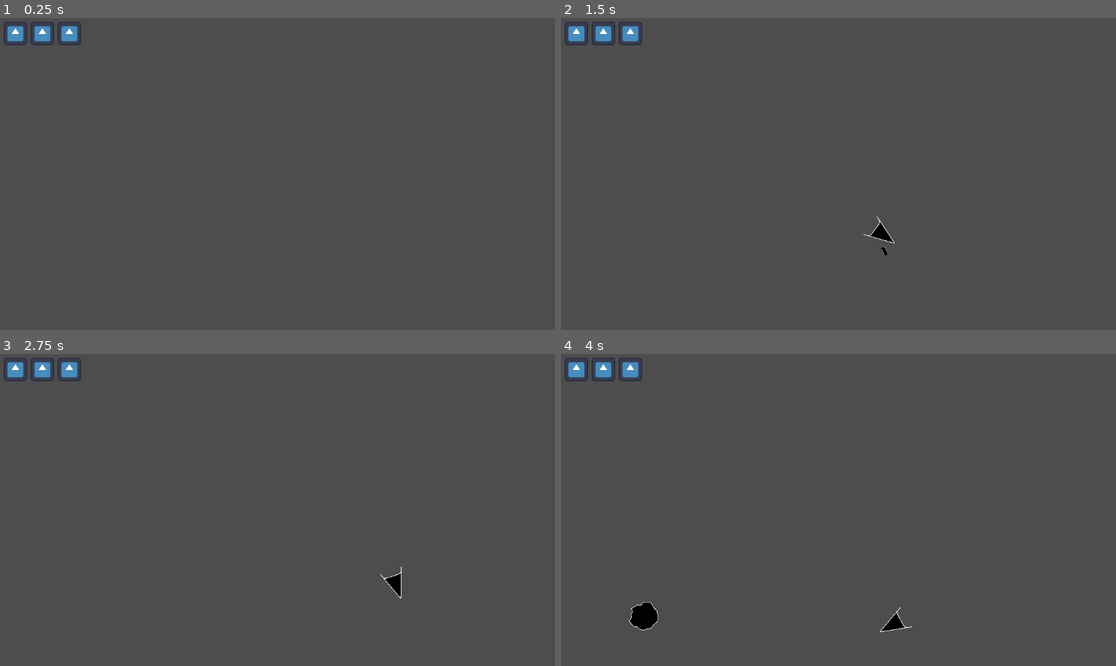
Above: before the commit, frames 1-4 (two rows, left to right).
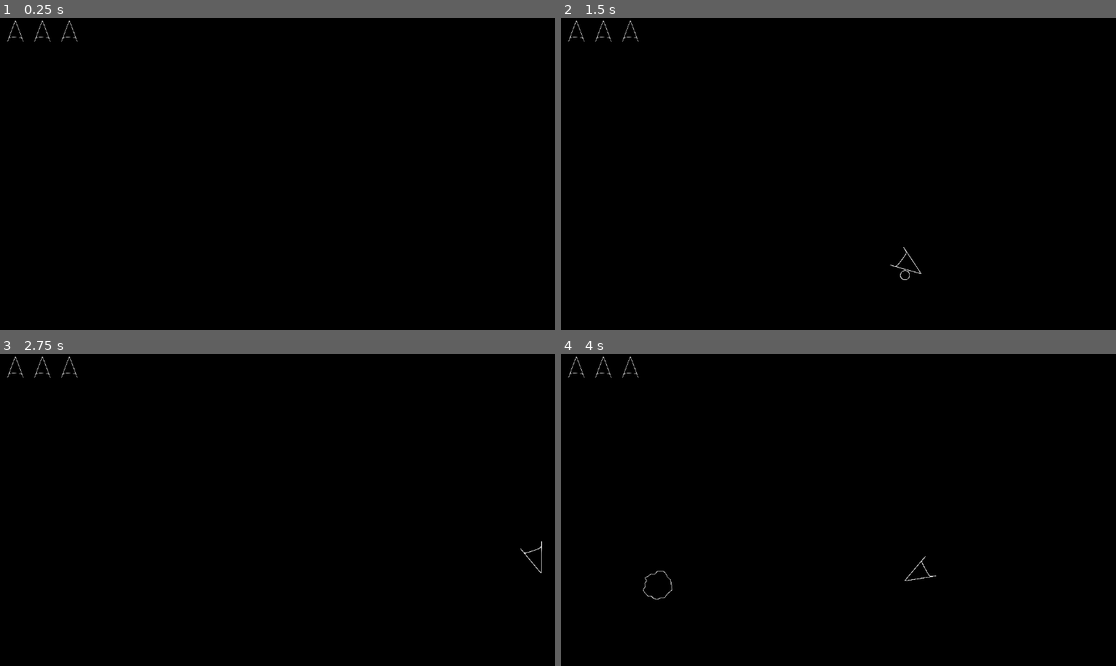
Above: after the commit, the same moments.

Repository: Sagi-Belmash/Shoot-The-Microbes
Game: Godot game, scene res://scenes/Game.tscn
Same seed, same stepped clock (60 frames per second), same inputs: the game is played once before the commit and once after it. The engine's default icon, where the game draws it, is replaced by a stand-in: a white triangle on a blue panel in a dark square.
Inputs (mouse positions are in pixels of both pictures, inside the frame that each line leads up to):
- Up to frame 1 (0.25 s): no input
- Up to frame 2 (1.5 s): tap Enter at 0.5 s; move the mouse to (960, 158) at 0.52 s; hold D (rotate_right) 0.53-1.28 s; hold W (move) 0.53-1.28 s; move the mouse to (727, 189) at 1.27 s; hold A (rotate_left) from 1.28 s (still down); click (727, 189) at 1.35 s
- Up to frame 3 (2.75 s): move the mouse to (333, 441) at 2.02 s; release A (rotate_left) at 2.03 s; hold D (rotate_right) from 2.03 s (still down); hold W (move) from 2.03 s (still down)
- Up to frame 4 (4 s): move the mouse to (810, 572) at 2.77 s; release W (move) at 2.78 s; click (810, 572) at 2.85 s; move the mouse to (1005, 556) at 3.52 s; release D (rotate_right) at 3.53 s; hold A (rotate_left) from 3.53 s (still down); hold W (move) from 3.53 s (still down)

The runs differ from the first frame. In frame 1, 100% of the frame differs, in the area x 0-100%, y 0-100%; in frame 2, 100%; in frame 3, 100%; in frame 4, 100%.

Commit message:
Fixed lives system, made everything relative to the viewport size

Diff:
--- a/assets/sprites/bullet.svg
+++ b/assets/sprites/bullet.svg
@@ -3,10 +3,10 @@
     <style>
       .cls-1 {
         stroke: #fff;
-        stroke-width: 15.6px;
+        stroke-width: 56.53px;
         fill-rule: evenodd;
       }
     </style>
   </defs>
-  <path class="cls-1" d="M320.552,186.771V961.526l382.9-1.281-1.281-773.474S683.6,58.713,504.316,62.555,320.552,186.771,320.552,186.771Z"/>
+  <path class="cls-1" d="M512,33c255,0,479,224,480,479S767,991,512,992,31,768,31,512,257,33,512,33Z"/>
 </svg>
--- a/project.godot
+++ b/project.godot
@@ -42,3 +42,7 @@
 , Object(InputEventKey,"resource_local_to_scene":false,"resource_name":"","device":-1,"window_id":0,"alt_pressed":false …(182 unchanged characters)…
 ]
 }
+
+[rendering]
+
+environment/defaults/default_clear_color=Color(0, 0, 0, 1)
--- a/scenes/Bullet.tscn
+++ b/scenes/Bullet.tscn
@@ -4,8 +4,7 @@
 [ext_resource type="Script" uid="uid://c4kjrngv71ukx" path="res://scripts/bullet.gd" id="1_p1sfj"]
 
 [sub_resource type="CapsuleShape2D" id="CapsuleShape2D_p1sfj"]
-radius = 4.0
-height = 18.0
+height = 20.0
 
 [node name="Bullet" type="Area2D"]
 z_index = -1
--- a/scenes/Game.tscn
+++ b/scenes/Game.tscn
@@ -7,10 +7,6 @@
 [ext_resource type="PackedScene" uid="uid://diwlbglo7dxsn" path="res://scenes/Lives.tscn" id="5_s0nni"]
 
 [sub_resource type="Curve2D" id="Curve2D_qbsmt"]
-_data = {
-"points": PackedVector2Array(0, 0, 0, 0, -72, -64, 0, 0, 0, 0, 1216, -64, 0, 0, 0, 0, 1216, 712, 0, 0, 0, 0, -72, 712, 0, 0, 0, 0, -72, -64)
-}
-point_count = 5
 
 [node name="Node" type="Node"]
 script = ExtResource("1_ibkli")
@@ -18,7 +14,6 @@
 bullet_scene = ExtResource("3_s0nni")
 
 [node name="StartPosition" type="Marker2D" parent="."]
-position = Vector2(576, 324)
 
 [node name="StartTimer" type="Timer" parent="."]
 one_shot = true
@@ -29,7 +24,8 @@
 curve = SubResource("Curve2D_qbsmt")
 
 [node name="AsteroidSpawnLocation" type="PathFollow2D" parent="AsteroidPath"]
-position = Vector2(-72, -64)
+position = Vector2(-64, 1504)
+rotation = -1.5708
 
 [node name="Ship" parent="." instance=ExtResource("3_78awf")]
 
--- a/scenes/Lives.tscn
+++ b/scenes/Lives.tscn
@@ -1,22 +1,23 @@
 [gd_scene load_steps=3 format=3 uid="uid://diwlbglo7dxsn"]
 
 [ext_resource type="Script" uid="uid://dqmdr8kycibfe" path="res://scripts/lives.gd" id="1_4u7f8"]
-[ext_resource type="Texture2D" uid="uid://ccuamcl74icbq" path="res://icon.svg" id="1_6hmbh"]
+[ext_resource type="Texture2D" uid="uid://bxekconmyld5y" path="res://assets/sprites/ship_off.svg" id="2_4u7f8"]
 
 [node name="Lives" type="Node2D"]
+z_index = 100
 script = ExtResource("1_4u7f8")
 
 [node name="Live1" type="Sprite2D" parent="."]
 position = Vector2(32, 32)
-scale = Vector2(0.375, 0.375)
-texture = ExtResource("1_6hmbh")
+scale = Vector2(0.0527344, 0.0527344)
+texture = ExtResource("2_4u7f8")
 
 [node name="Live2" type="Sprite2D" parent="."]
 position = Vector2(88, 32)
-scale = Vector2(0.375, 0.375)
-texture = ExtResource("1_6hmbh")
+scale = Vector2(0.0527344, 0.0527344)
+texture = ExtResource("2_4u7f8")
 
 [node name="Live3" type="Sprite2D" parent="."]
 position = Vector2(144, 32)
-scale = Vector2(0.375, 0.375)
-texture = ExtResource("1_6hmbh")
+scale = Vector2(0.0527344, 0.0527344)
+texture = ExtResource("2_4u7f8")
--- a/scripts/game.gd
+++ b/scripts/game.gd
@@ -12,6 +12,17 @@
 # Called when the node enters the scene tree for the first time.
 func _ready() -> void:
 	new_game()
+	var screen_size = get_viewport().size
+	$StartPosition.position = screen_size / 2
+
+	# Setting Asteroid Path's points
+	var point_offset = 64
+	var curve = $AsteroidPath.get_curve()
+	curve.add_point(Vector2(-point_offset, -point_offset))
+	curve.add_point(Vector2(screen_size.x + point_offset, -point_offset))
+	curve.add_point(Vector2(screen_size.x + point_offset, screen_size.y + point_offset))
+	curve.add_point(Vector2(-point_offset, screen_size.y + point_offset))
+	curve.add_point(Vector2(-point_offset, -point_offset))
 
 
 # Called every frame. 'delta' is the elapsed time since the previous frame.
@@ -50,6 +61,9 @@
 
 
 func _on_asteroid_timer_timeout() -> void:
+	call_deferred("_spawn_asteroid")
+
+func _spawn_asteroid():
 	var asteroid = asteroid_scene.instantiate()
 
 	var asteroid_spawn_location = $AsteroidPath/AsteroidSpawnLocation
@@ -69,13 +83,18 @@
 	asteroid.linear_velocity *= asteroid.speed_scale[asteroid.asteroid_size]
 
 
+
 func _on_asteroid_destroyed(position: Vector2, asteroid_size: int):
 	if asteroid_size > 0:
 		for i in range(3):
-			var asteroid = asteroid_scene.instantiate()
-			asteroid.position = position
-			asteroid.linear_velocity = base_velocity.rotated(randf_range(0, 2 * PI))
-			asteroid.connect("destroyed", _on_asteroid_destroyed)
-			add_child(asteroid)
-			asteroid._set_asteroid_size(asteroid_size - 1)
-			asteroid.linear_velocity *= asteroid.speed_scale[asteroid.asteroid_size]
+			call_deferred("_create_asteroid_child", position, asteroid_size - 1)
+
+
+func _create_asteroid_child(position: Vector2, asteroid_size: int):
+	var asteroid = asteroid_scene.instantiate()
+	asteroid.position = position
+	asteroid.linear_velocity = base_velocity.rotated(randf_range(0, 2 * PI))
+	asteroid.connect("destroyed", _on_asteroid_destroyed)
+	add_child(asteroid)
+	asteroid._set_asteroid_size(asteroid_size)
+	asteroid.linear_velocity *= asteroid.speed_scale[asteroid_size]
--- a/scripts/ship.gd
+++ b/scripts/ship.gd
@@ -25,7 +25,8 @@
 		else:
 			$AnimatedSprite2D.stop()
 
-		current_speed -= SPEED / 2 * delta
+			@warning_ignore("integer_division")
+			current_speed -= SPEED / 4 * delta
 		current_speed = clampf(current_speed, 0, 500)
 		velocity = dirVec * current_speed
 		position += velocity * delta
@@ -33,7 +34,7 @@
 
 
 
-func _on_body_entered(body: Node2D) -> void:
+func _on_body_entered(_body: Node2D) -> void:
 	hit.emit()
 
 func ship_hit():
Not shown, changed: assets/sprites/bullet.psd
